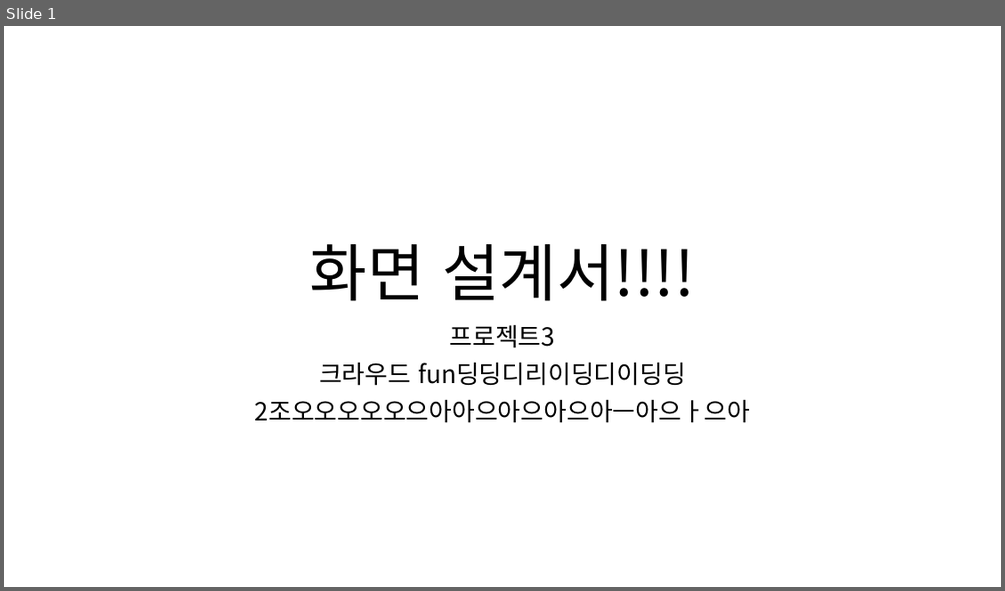
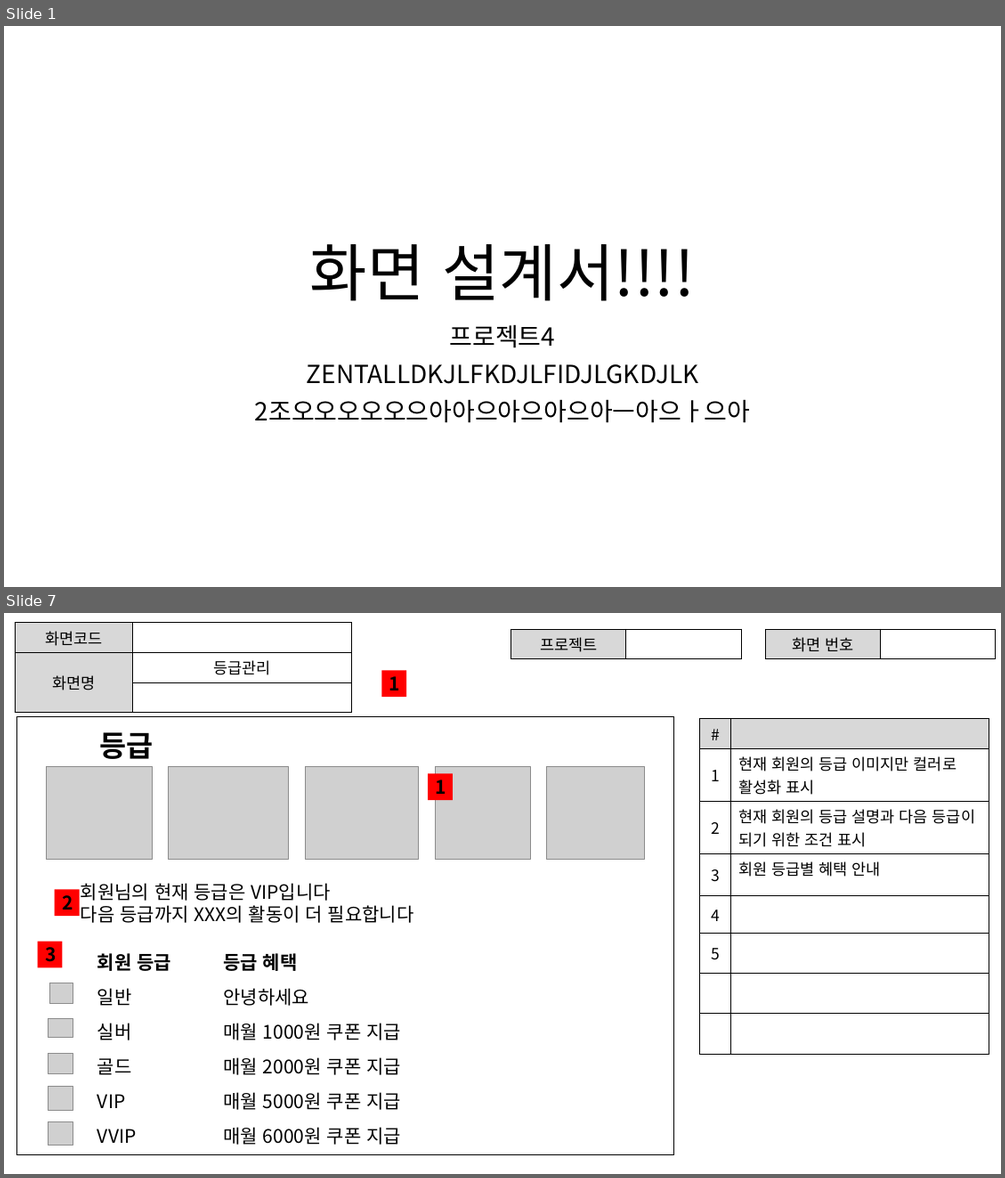
Before and after one commit to ezenteam2/RentalEquip, a slide deck: 0 발표용 파워포인트/project04 - 파워포인트 종합 - 현태.pptx. Shown one above the other, each under a label of ours: slide 1 before the commit, slides 1 and 7 after it; the slides between them are not shown. The pictures are 1005x591 and 1005x1178 pixels, drawn with LibreOffice and Linux fonts; fonts in the diff are those of the drawing; grey boxes stand for pictures. Boxes give left, top, right and bottom in pixels: in the first picture for what was removed or moved away, otherwise in the second. Text is boxed around its words. In the diff, an @@ line names an element or a change of style, - is before the commit and + after.

```diff
--- a/0 발표용 파워포인트/project04 - 파워포인트 종합 - 현태.pptx
+++ b/0 발표용 파워포인트/project04 - 파워포인트 종합 - 현태.pptx
@@ slide 7 added at box(4, 613, 1001, 1174), background #FFFFFF @@
@@ table added at box(15, 623, 352, 701), 3 rows, 2 columns @@
+화면코드 | 
+화면명 | 등급관리
+ | 
@@ table added at box(511, 629, 741, 656), 1 rows, 2 columns @@
+프로젝트 | 
@@ table added at box(765, 629, 995, 656), 1 rows, 2 columns @@
+화면 번호 | 
@@ rectangle added at box(381, 671, 406, 697), fill #FF0000, 18 pt, text #000000, bold @@
+1
@@ rectangle added at box(16, 717, 673, 1154), outline #000000 1 pt @@
@@ table added at box(700, 718, 989, 1036), 8 rows, 2 columns @@
+# | 
+1 | 현재 회원의 등급 이미지만 컬러로 활성화 표시
+2 | 현재 회원의 등급 설명과 다음 등급이 되기 위한 조건 표시
+3 | 회원 등급별 혜택 안내
+4 | 
+5 | 
+ | 
+ | 
@@ text added at box(99, 732, 153, 759), 28 pt, text #000000, bold @@
+등급
@@ picture added at box(47, 766, 152, 859) @@
@@ picture added at box(169, 766, 289, 859) @@
@@ picture added at box(305, 766, 418, 859) @@
@@ picture added at box(435, 766, 531, 859) @@
@@ picture added at box(547, 766, 645, 859) @@
@@ rectangle added at box(428, 774, 453, 800), fill #FF0000, 18 pt, text #000000, bold @@
+1
@@ rectangle added at box(55, 890, 80, 916), fill #FF0000, 18 pt, text #000000, bold @@
+2
@@ text added at box(81, 883, 414, 923), 18 pt, text #000000 @@
+회원님의 현재 등급은 VIP입니다
+다음 등급까지 XXX의 활동이 더 필요합니다
@@ table added at box(30, 943, 663, 1151), 6 rows, 3 columns @@
+ | 회원 등급 | 등급 혜택
+ | 일반 | 안녕하세요
+ | 실버 | 매월 1000원 쿠폰 지급
+ | 골드 | 매월 2000원 쿠폰 지급
+ | VIP | 매월 5000원 쿠폰 지급
+ | VVIP | 매월 6000원 쿠폰 지급
@@ rectangle added at box(38, 941, 63, 967), fill #FF0000, 18 pt, text #000000, bold @@
+3
@@ picture added at box(49, 983, 73, 1004) @@
@@ picture added at box(48, 1018, 73, 1037) @@
@@ picture added at box(48, 1054, 73, 1074) @@
@@ picture added at box(48, 1086, 73, 1110) @@
@@ picture added at box(48, 1121, 73, 1144) @@
@@ slide 1 changed as well @@
@@ subtitle at box(307, 324, 699, 384): text changed @@
-프로젝트3
-크라우드 fun딩딩디리이딩디이딩딩
+프로젝트4
+ZENTALLDKJLFKDJLFIDJLGKDJLK
```
Also in this commit, not shown: 9 other slides added, 1 other file.
